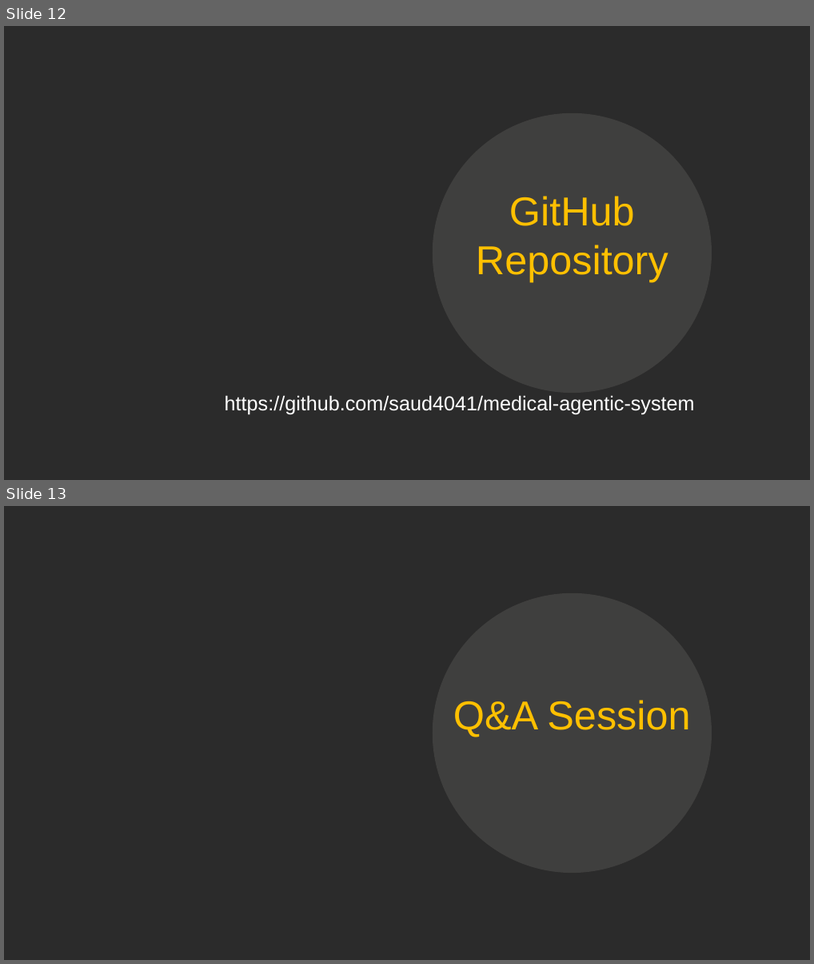
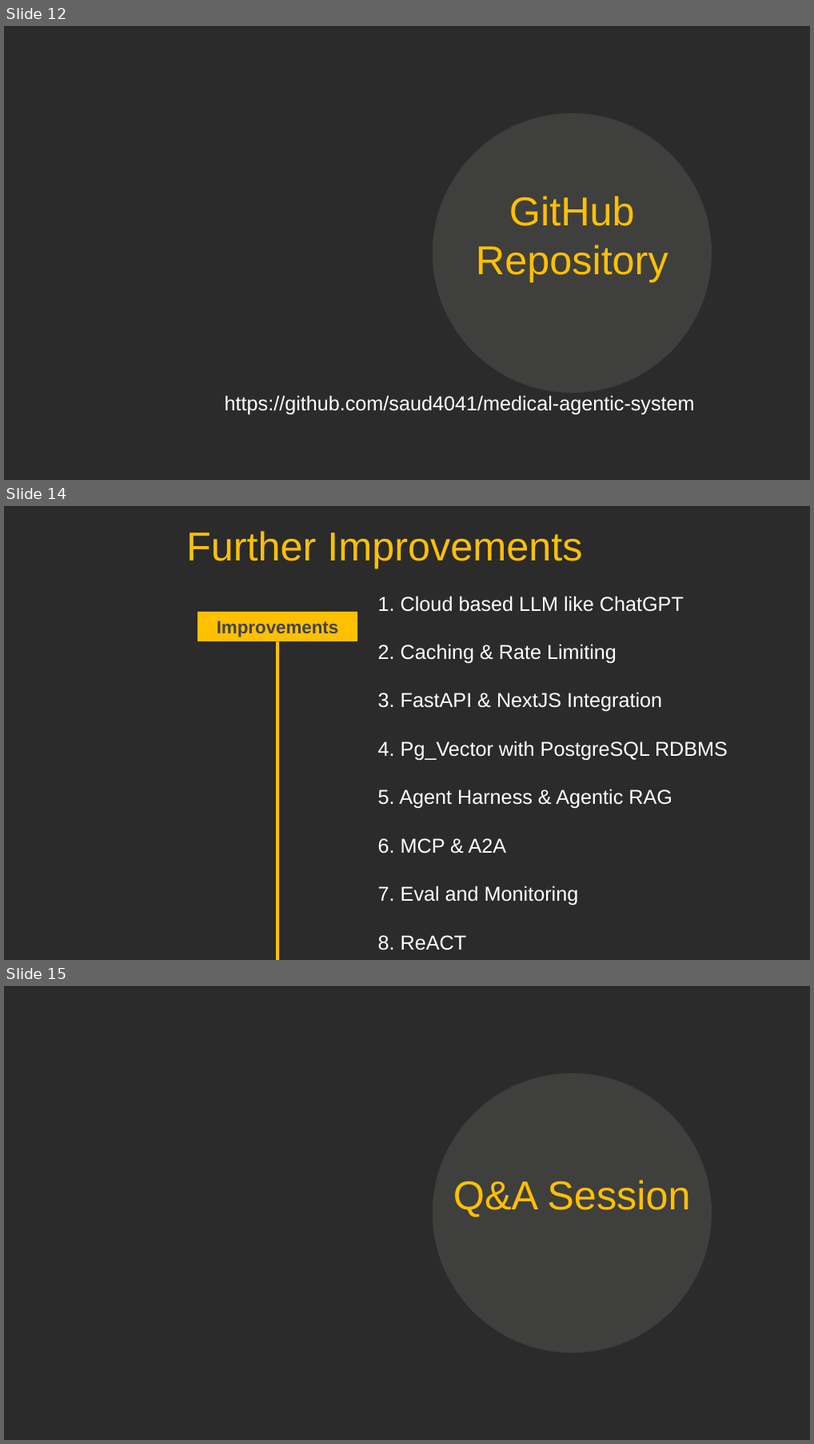
Before and after one commit to saud4041/medical-agentic-system, a slide deck: Dice Agentic AI Final Project Presentation.pptx. Shown one above the other, each under a label of ours: slides 12 and 13 before the commit, slides 12, 14 and 15 after it; the slides between them are not shown. The pictures are 814x964 and 814x1444 pixels, drawn with LibreOffice and Linux fonts; fonts in the diff are those of the drawing; background and template pictures are left out; a plain dark background stands for a picture behind light text. Boxes give left, top, right and bottom in pixels: in the first picture for what was removed or moved away, otherwise in the second. Text is boxed around its words. In the diff, an @@ line names an element or a change of style, - is before the commit and + after.

```diff
--- a/Dice Agentic AI Final Project Presentation.pptx
+++ b/Dice Agentic AI Final Project Presentation.pptx
@@ slide 14 added at bbox=[4, 506, 810, 960], background picture (left out) @@
@@ text added at bbox=[186, 531, 582, 568], 36 pt, text #FFC000 @@
+Further Improvements
@@ text added at bbox=[378, 596, 728, 950], 18 pt, text #FFFFFF @@
+1. Cloud based LLM like ChatGPT
+2. Caching & Rate Limiting
+3. FastAPI & NextJS Integration
+4. Pg_Vector with PostgreSQL RDBMS
+5. Agent Harness & Agentic RAG
+6. MCP & A2A
+7. Eval and Monitoring
+8. ReACT
@@ rectangle added at bbox=[198, 612, 358, 641], fill #FFC000, 16 pt, text #444342, bold @@
+Improvements
@@ rectangle added at bbox=[276, 641, 279, 960], fill #FFC000 @@
@@ what was slide 13 is now slide 15 @@
```
Also in this commit, not shown: 1 slide changed, 1 other slide added, 2 other files.
